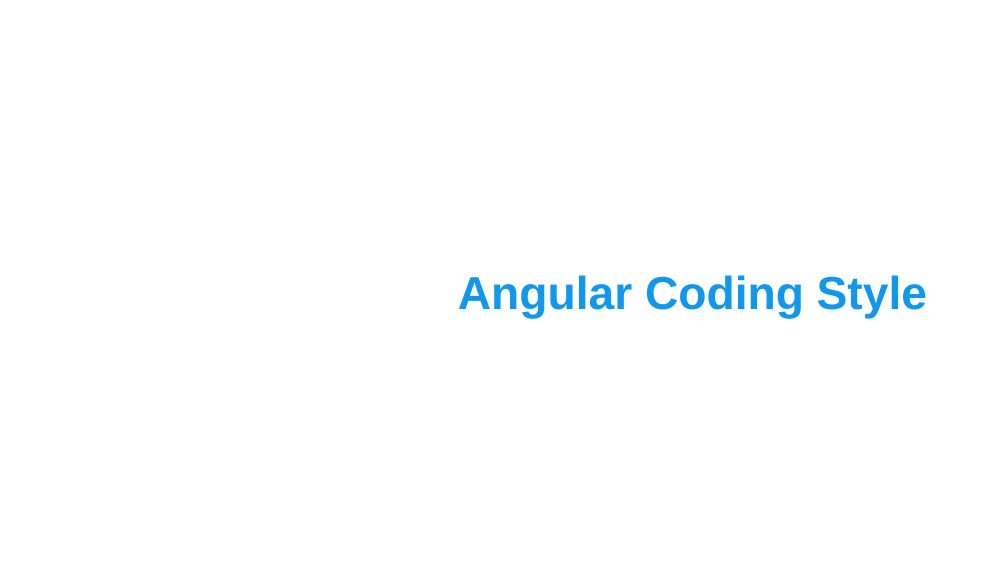
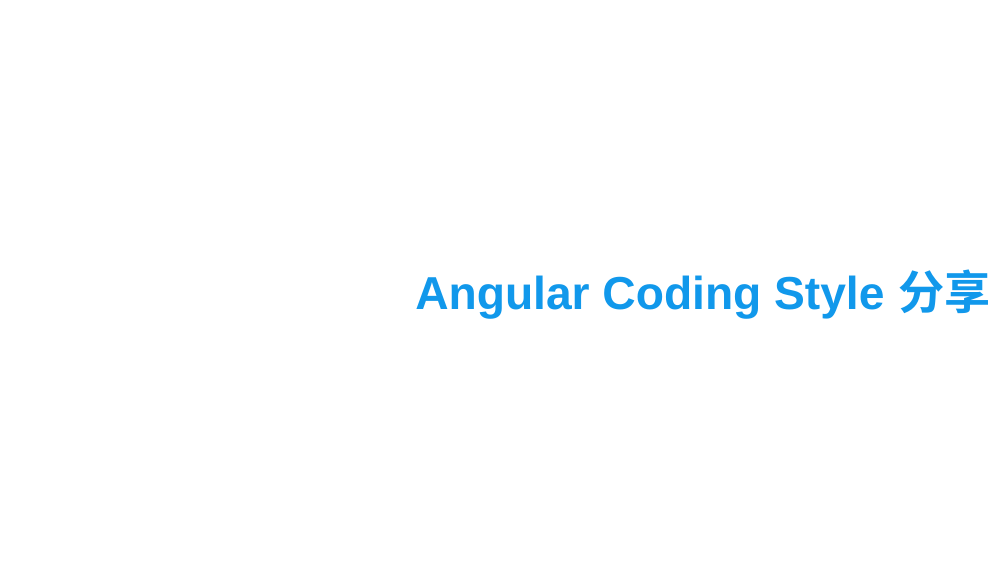
Before and after one commit to iuin/angular-example, a slide deck: slide 1 of Angular coding style.pptx. Drawn at 1008x567 pixels with LibreOffice and Linux fonts; fonts in the diff are those of the drawing; background and template pictures are left out. Boxes give left, top, right and bottom in pixels: in the first picture for what was removed or moved away, otherwise in the second. Text is boxed around its words. In the diff, an @@ line names an element or a change of style, - is before the commit and + after.

Commit message:
coding style

```diff
--- a/Angular coding style.pptx
+++ b/Angular coding style.pptx
@@ title at (x1=415, y1=269, x2=990, y2=318): text changed @@
-Angular Coding Style
+Angular Coding Style 分享
```
Also in this commit, not shown: 8 other slides changed, 1 slide removed.
